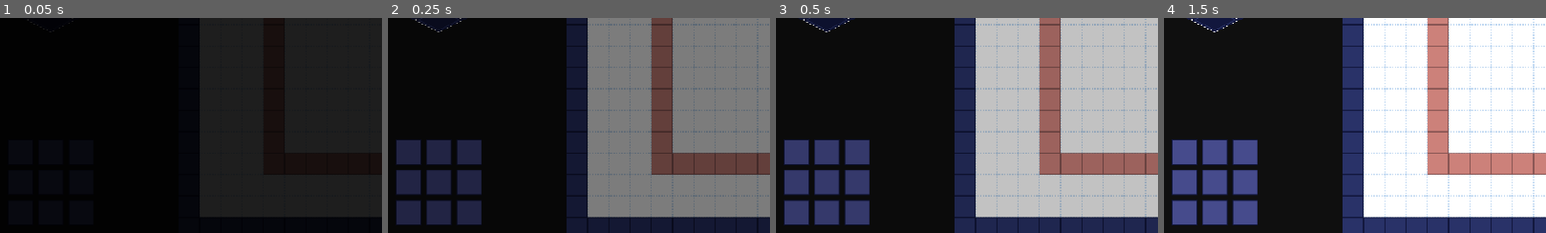
Above: before the commit, frames 1-4 (left to right).
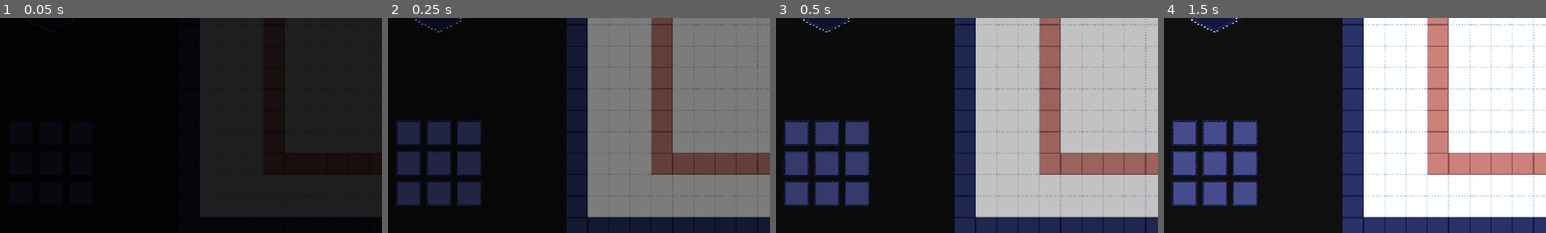
Above: after the commit, the same moments.

Repository: ClemiDouce/halloween-game-jam-2026
Game: Godot game, scene res://scenes/world.tscn
The game is run twice, just before and just after one commit, with the same random seed, the same clock (stepped at 60 frames per second) and the same inputs.
Inputs (mouse positions are % of the whole screen's width and height, from its top left):
- Up to frame 1 (0.05 s): no input
- Up to frame 2 (0.25 s): no input
- Up to frame 3 (0.5 s): no input
- Up to frame 4 (1.5 s): tap Enter at 0.5 s; hold Up (ui_up) 0.53-1.25 s; tap D (destroy_building) at 0.6 s; click (13, 83) at 1.25 s
The pictures show only the part of the screen within x 10-60%, y 48-98%; the shares and areas given below are measured in that part.

The runs differ from the first frame. In frame 2, 5.8% of the frame differs, in the area x 2-25%, y 47-96%; in frame 3, 6.5%; in frame 4, 6.7%, in the area x 2-25%, y 47-97%.

Commit message:
Better icons

Diff:
--- a/data/buildings/infantry_barracks.tres
+++ b/data/buildings/infantry_barracks.tres
@@ -2,6 +2,7 @@
 
 [ext_resource type="Texture2D" uid="uid://bdc3vtkr0i7eu" path="res://assets/art/buildings/infantry_barracks.png" id="1_nu282"]
 [ext_resource type="Script" uid="uid://byl1qp26ywmec" path="res://scripts/data/building.gd" id="1_tt5rx"]
+[ext_resource type="Texture2D" uid="uid://cjnqw6s32kjop" path="res://assets/art/icons/infantry_barracks_icon.png" id="2_nq4hi"]
 [ext_resource type="Script" uid="uid://ctxaornc1ibjt" path="res://scripts/units/unit_ressource.gd" id="2_nu282"]
 
 [sub_resource type="InputEventKey" id="InputEventKey_nq4hi"]
@@ -14,4 +15,5 @@
 input_keyboard = SubResource("InputEventKey_nq4hi")
 building_name = "Infantry Barracks"
 building_texture = ExtResource("1_nu282")
+button_icon = ExtResource("2_nq4hi")
 metadata/_custom_type_script = "uid://byl1qp26ywmec"
--- a/data/buildings/tank_factory.tres
+++ b/data/buildings/tank_factory.tres
@@ -2,7 +2,7 @@
 
 [ext_resource type="Script" uid="uid://byl1qp26ywmec" path="res://scripts/data/building.gd" id="1_2f3vs"]
 [ext_resource type="Texture2D" uid="uid://cxfa2cw3p1aj" path="res://assets/art/buildings/tank_factory.png" id="1_ti5y2"]
-[ext_resource type="Texture2D" uid="uid://cwhxv0s7getl4" path="res://assets/art/icons/building_icon.png" id="2_ti5y2"]
+[ext_resource type="Texture2D" uid="uid://bwugaikus7mhn" path="res://assets/art/icons/tank_factory_icon.png" id="2_ti5y2"]
 [ext_resource type="Script" uid="uid://ctxaornc1ibjt" path="res://scripts/units/unit_ressource.gd" id="3_xi2ec"]
 [ext_resource type="Resource" uid="uid://l0m3pssrbkug" path="res://data/units/gun_soldier.tres" id="4_ti5y2"]
 
--- a/scenes/base_view.tscn
+++ b/scenes/base_view.tscn
@@ -61,7 +61,7 @@
 size_flags_horizontal = 4
 size_flags_vertical = 8
 offset_transform_enabled = true
-offset_transform_position = Vector2(0, -32)
+offset_transform_position = Vector2(0, -80)
 columns = 3
 
 [node name="Line2D" type="Line2D" parent="." unique_id=505038245]
--- a/scenes/ui/hotkey_button.tscn
+++ b/scenes/ui/hotkey_button.tscn
@@ -3,6 +3,10 @@
 [ext_resource type="Texture2D" uid="uid://cwhxv0s7getl4" path="res://assets/art/icons/building_icon.png" id="1_ggp36"]
 [ext_resource type="Script" uid="uid://co7f846sc2qot" path="res://scripts/ui/hotkey_button.gd" id="2_bxi46"]
 [ext_resource type="Texture2D" uid="uid://buk3ugop4ljdx" path="res://assets/art/icons/empty_icon.png" id="3_8xxyh"]
+
+[sub_resource type="LabelSettings" id="LabelSettings_8xxyh"]
+outline_size = 8
+outline_color = Color(0.07058824, 0.09019608, 0.23921569, 1)
 
 [node name="HotkeyButton" type="Button" unique_id=1626433124 node_paths=PackedStringArray("hotkey_label")]
 tooltip_text = "Creates a building"
@@ -20,9 +24,11 @@
 anchors_preset = 2
 anchor_top = 1.0
 anchor_bottom = 1.0
-offset_left = 8.0
+offset_left = 12.0
 offset_top = -31.0
-offset_right = 48.0
+offset_right = 52.0
 offset_bottom = -8.0
 grow_vertical = 0
+theme_override_colors/font_color = Color(0.75686276, 0.8509804, 0.9490196, 1)
 text = "B"
+label_settings = SubResource("LabelSettings_8xxyh")
--- a/scripts/base_building/base_visualizer.gd
+++ b/scripts/base_building/base_visualizer.gd
@@ -135,7 +135,8 @@
 		for action in InputMap.action_get_events("destroy_building"):
 			if action is InputEventKey:
 				_hotkey_buttons[_hotkey_buttons.size() - 1].assign_action(
-					action.as_text_physical_keycode(), "Destroy"
+					action.as_text_physical_keycode(), "Destroy",
+					preload("res://assets/art/icons/destroy_icon.png")
 				)
 				break
 	else:
Binary file added: assets/art/icons/destroy_icon.png
Not shown, added: assets/art/icons/destroy_icon.png.import
Binary file changed: assets/art/icons/empty_icon.png
Binary file added: assets/art/icons/infantry_barracks_icon.png
Not shown, added: assets/art/icons/infantry_barracks_icon.png.import
Binary file added: assets/art/icons/tank_factory_icon.png
Not shown, added: assets/art/icons/tank_factory_icon.png.import
Binary file added: assets/art/placeholder/empty_icon.png
Not shown, added: assets/art/placeholder/empty_icon.png.import
Not shown, added: assets/art/icon_workflow.arcb
Not shown, changed: assets/art/icons/empty_icon.pxo
